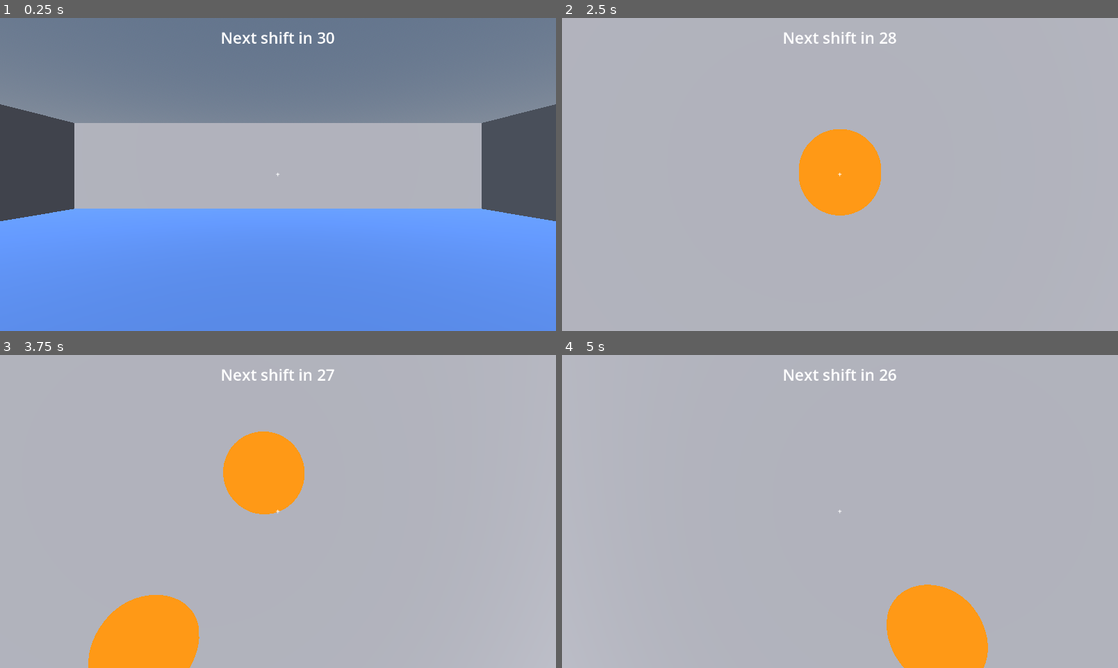
Above: before the commit, frames 1-4 (two rows, left to right).
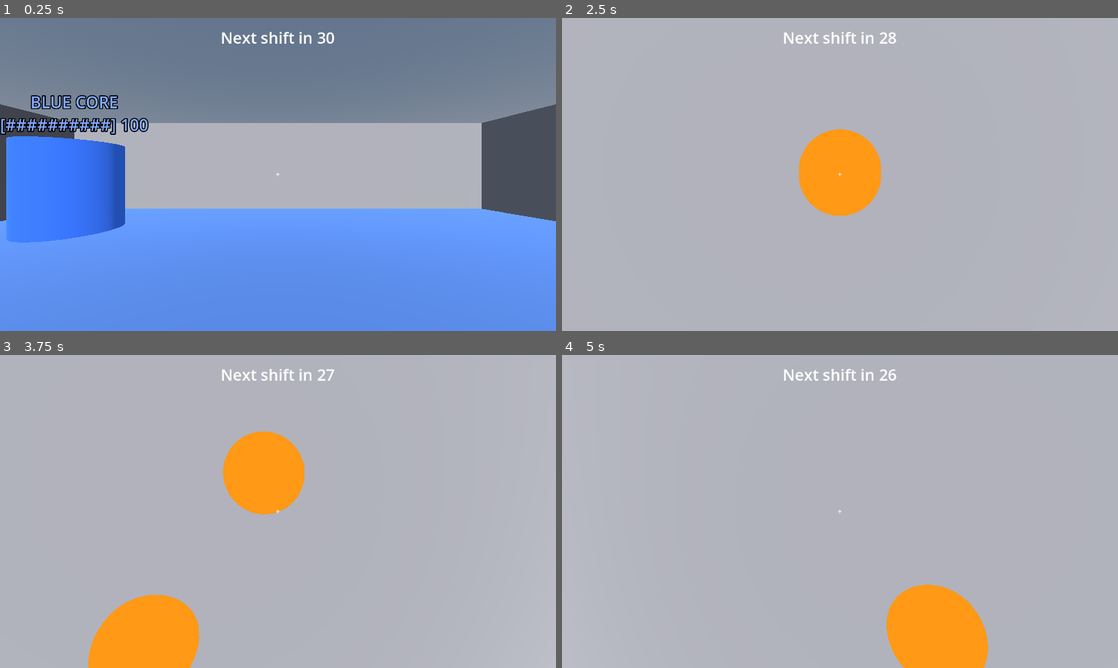
Above: after the commit, the same moments.

Repository: koushikgg/Shifting_arena
Game: Godot game, scene res://scenes/main.tscn
Same seed, same stepped clock (60 frames per second), same inputs: the game is played once before the commit and once after it.
Inputs (mouse positions are in pixels of both pictures, inside the frame that each line leads up to):
- Up to frame 1 (0.25 s): no input
- Up to frame 2 (2.5 s): tap Enter at 0.5 s; move the mouse to (867, 174) at 0.52 s; press the mouse at (867, 174) at 0.53 s; hold W (move_forward) from 0.53 s (still down); tap Space (jump) at 0.77, 1.52 s; tap R at 0.8, 1.35, 2.3 s; move the mouse to (812, 174) at 1.27 s; release the mouse at (812, 174) at 1.28 s; click (812, 174) at 1.55 s; move the mouse to (851, 168) at 2.02 s; press the mouse at (851, 168) at 2.03 s
- Up to frame 3 (3.75 s): keep holding W (move_forward); tap Space (jump) at 2.75, 3.02 s; move the mouse to (272, 517) at 2.77 s; release the mouse at (272, 517) at 2.78 s; tap R at 2.85 s; click (272, 517) at 3.05 s; move the mouse to (316, 514) at 3.52 s; press the mouse at (316, 514) at 3.53 s
- Up to frame 4 (5 s): keep holding W (move_forward); tap Space (jump) at 3.77, 4.52 s; tap R at 3.8, 4.35 s; move the mouse to (795, 508) at 4.27 s; release the mouse at (795, 508) at 4.28 s; click (795, 508) at 4.55 s

The runs differ from the first frame. In frame 1, 8.2% of the frame differs, in the area x 0-27%, y 24-72%; in frame 2, less than 0.1%; in frame 3, less than 0.1%; in frame 4, less than 0.1%.

Commit message:
Enhance main scene by adding core instances and MatchManager node, and update player script to include shot damage and team properties.

Diff:
--- /dev/null
+++ b/scenes/core.tscn
@@ -0,0 +1,6 @@
+[gd_scene load_steps=2 format=3]
+
+[ext_resource type="Script" path="res://scripts/core.gd" id="1"]
+
+[node name="Core" type="StaticBody3D"]
+script = ExtResource("1")
--- a/scenes/main.tscn
+++ b/scenes/main.tscn
@@ -1,9 +1,12 @@
-[gd_scene load_steps=7 format=3]
+[gd_scene load_steps=10 format=3]
 
 [ext_resource type="PackedScene" path="res://scenes/room_block.tscn" id="1"]
 [ext_resource type="PackedScene" path="res://scenes/player.tscn" id="2"]
 
 [ext_resource type="Script" path="res://scripts/shift_manager.gd" id="3"]
+
+[ext_resource type="PackedScene" path="res://scenes/core.tscn" id="4"]
+[ext_resource type="Script" path="res://scripts/match_manager.gd" id="5"]
 
 [sub_resource type="ProceduralSkyMaterial" id="sky_mat"]
 
@@ -30,6 +33,10 @@
 room_size = Vector2(20, 20)
 floor_color = Color(0.35, 0.55, 0.9, 1)
 door_east = true
+
+[node name="BlueCore" parent="Map/BigRoomA" instance=ExtResource("4")]
+transform = Transform3D(1, 0, 0, 0, 1, 0, 0, 0, 1, -6, 0, -6)
+team = 0
 
 [node name="CorridorB" parent="Map" instance=ExtResource("1")]
 transform = Transform3D(1, 0, 0, 0, 1, 0, 0, 0, 1, 15, 0, 0)
@@ -59,6 +66,10 @@
 door_north = true
 door_west = true
 
+[node name="RedCore" parent="Map/BigRoomG" instance=ExtResource("4")]
+transform = Transform3D(1, 0, 0, 0, 1, 0, 0, 0, 1, 6, 0, 6)
+team = 1
+
 [node name="SmallRoomE" parent="Map" instance=ExtResource("1")]
 transform = Transform3D(1, 0, 0, 0, 1, 0, 0, 0, 1, 10, 0, 25)
 room_size = Vector2(10, 10)
@@ -69,5 +80,8 @@
 script = ExtResource("3")
 map_path = NodePath("../Map")
 
+[node name="MatchManager" type="Node" parent="."]
+script = ExtResource("5")
+
 [node name="Player" parent="." instance=ExtResource("2")]
 transform = Transform3D(1, 0, 0, 0, 1, 0, 0, 0, 1, 0, 0.1, 0)
--- /dev/null
+++ b/scripts/core.gd
@@ -0,0 +1,109 @@
+extends StaticBody3D
+# A team's core. Each team defends its own core and tries to destroy the enemy's.
+# When a core runs out of health it is destroyed and the "destroyed" signal tells
+# the rest of the game (the MatchManager listens for it and ends the match).
+
+# A signal is a way for this script to shout "something happened!" without
+# needing to know who is listening.
+signal destroyed(team: Team.Type)
+
+@export var team: Team.Type = Team.Type.BLUE   # which team owns this core
+@export var max_health: int = 100
+
+var health: int
+var is_destroyed: bool = false
+
+var mesh: MeshInstance3D
+var collision: CollisionShape3D
+var label: Label3D
+
+
+func _ready() -> void:
+	health = max_health
+	add_to_group("cores")   # lets other scripts find every core easily
+	_build_body()
+	_update_label()
+
+
+# Called by a bullet. "from_team" is the team of whoever shot.
+func take_damage(amount: int, from_team: Team.Type) -> void:
+	if is_destroyed:
+		return
+	if from_team == team:
+		return   # a core never takes damage from its own team
+	health = max(health - amount, 0)
+	_update_label()
+	if health == 0:
+		_destroy()
+
+
+func _destroy() -> void:
+	is_destroyed = true
+	mesh.visible = false
+	collision.set_deferred("disabled", true)   # nothing to bump into any more
+	label.text = "%s CORE DESTROYED" % Team.name_of(team).to_upper()
+	_play_explosion()
+	destroyed.emit(team)
+
+
+# A simple effect: a bright ball that grows and fades away.
+func _play_explosion() -> void:
+	var ball := MeshInstance3D.new()
+	var sphere := SphereMesh.new()
+	ball.mesh = sphere
+	var mat := StandardMaterial3D.new()
+	mat.albedo_color = Color(1.0, 0.7, 0.2, 0.8)
+	mat.emission_enabled = true
+	mat.emission = Color(1.0, 0.5, 0.1)
+	mat.transparency = BaseMaterial3D.TRANSPARENCY_ALPHA
+	ball.material_override = mat
+	ball.position = Vector3(0, 1.25, 0)
+	add_child(ball)
+
+	var tween := create_tween()
+	tween.set_parallel(true)
+	tween.tween_property(ball, "scale", Vector3(6, 6, 6), 0.8)
+	tween.tween_property(mat, "albedo_color:a", 0.0, 0.8)
+	tween.chain().tween_callback(ball.queue_free)
+
+
+# Shows the core's name and a health bar made of text, e.g.  [#######---]  70
+func _update_label() -> void:
+	var filled := int(round(10.0 * health / max_health))
+	var bar := "#".repeat(filled) + "-".repeat(10 - filled)
+	label.text = "%s CORE\n[%s] %d" % [Team.name_of(team).to_upper(), bar, health]
+
+
+# Builds the visible shape, the solid shape, and the health text.
+func _build_body() -> void:
+	var cylinder := CylinderMesh.new()
+	cylinder.top_radius = 1.2
+	cylinder.bottom_radius = 1.2
+	cylinder.height = 2.5
+	mesh = MeshInstance3D.new()
+	mesh.mesh = cylinder
+	mesh.position = Vector3(0, 1.25, 0)
+	var mat := StandardMaterial3D.new()
+	mat.albedo_color = Team.color_of(team)
+	mat.emission_enabled = true
+	mat.emission = Team.color_of(team)
+	mat.emission_energy_multiplier = 0.6
+	mesh.material_override = mat
+	add_child(mesh)
+
+	var shape := CylinderShape3D.new()
+	shape.radius = 1.2
+	shape.height = 2.5
+	collision = CollisionShape3D.new()
+	collision.shape = shape
+	collision.position = Vector3(0, 1.25, 0)
+	add_child(collision)
+
+	label = Label3D.new()
+	label.position = Vector3(0, 3.4, 0)
+	label.billboard = BaseMaterial3D.BILLBOARD_ENABLED   # always faces the camera
+	label.pixel_size = 0.01
+	label.font_size = 48
+	label.outline_size = 12
+	label.modulate = Team.color_of(team).lightened(0.4)
+	add_child(label)
--- /dev/null
+++ b/scripts/match_manager.gd
@@ -0,0 +1,76 @@
+extends Node
+# The MatchManager watches the cores. When one is destroyed, the match is over:
+# it shows who won, and lets you restart with a button or the R key.
+
+var overlay: Control
+var title: Label
+var match_over: bool = false
+
+
+func _ready() -> void:
+	# Keep working even when the game is paused (we pause the game at the end).
+	process_mode = Node.PROCESS_MODE_ALWAYS
+	_build_screen()
+	# Listen to every core. (Deferred so all cores exist before we look for them.)
+	_connect_cores.call_deferred()
+
+
+func _connect_cores() -> void:
+	for core in get_tree().get_nodes_in_group("cores"):
+		core.destroyed.connect(_on_core_destroyed)
+
+
+# Runs when a core is destroyed. The OTHER team wins.
+func _on_core_destroyed(team: Team.Type) -> void:
+	if match_over:
+		return
+	match_over = true
+	var winner := Team.opponent_of(team)
+	title.text = "%s team wins!" % Team.name_of(winner)
+	title.modulate = Team.color_of(winner).lightened(0.3)
+	overlay.visible = true
+	Input.mouse_mode = Input.MOUSE_MODE_VISIBLE   # show the mouse so we can click Restart
+	# Let the explosion play for a second, then freeze the game.
+	await get_tree().create_timer(1.0).timeout
+	get_tree().paused = true
+
+
+func _unhandled_input(event: InputEvent) -> void:
+	if match_over and event is InputEventKey and event.pressed and event.keycode == KEY_R:
+		_restart()
+
+
+func _restart() -> void:
+	get_tree().paused = false
+	get_tree().reload_current_scene()   # reloading the scene resets everything
+
+
+# Builds the "team wins" screen (hidden until the match ends).
+func _build_screen() -> void:
+	var layer := CanvasLayer.new()
+	layer.layer = 10
+	add_child(layer)
+
+	overlay = ColorRect.new()
+	overlay.color = Color(0, 0, 0, 0.55)
+	overlay.set_anchors_and_offsets_preset(Control.PRESET_FULL_RECT)
+	overlay.visible = false
+	layer.add_child(overlay)
+
+	var box := VBoxContainer.new()
+	box.set_anchors_and_offsets_preset(Control.PRESET_CENTER)
+	box.grow_horizontal = Control.GROW_DIRECTION_BOTH
+	box.grow_vertical = Control.GROW_DIRECTION_BOTH
+	box.alignment = BoxContainer.ALIGNMENT_CENTER
+	overlay.add_child(box)
+
+	title = Label.new()
+	title.add_theme_font_size_override("font_size", 72)
+	title.horizontal_alignment = HORIZONTAL_ALIGNMENT_CENTER
+	box.add_child(title)
+
+	var button := Button.new()
+	button.text = "Restart (R)"
+	button.add_theme_font_size_override("font_size", 32)
+	button.pressed.connect(_restart)
+	box.add_child(button)
--- a/scripts/player.gd
+++ b/scripts/player.gd
@@ -8,6 +8,8 @@
 @export var mouse_sensitivity: float = 0.003  # how fast the camera turns
 @export var fire_delay: float = 0.15       # seconds between shots
 @export var shoot_range: float = 100.0     # how far a bullet can reach
+@export var shot_damage: int = 5           # how much damage one bullet does
+@export var team: Team.Type = Team.Type.BLUE   # which team we are on
 
 # Gravity comes from the project's physics settings.
 var gravity: float = ProjectSettings.get_setting("physics/3d/default_gravity")
@@ -92,7 +94,13 @@
 	if hit.is_empty():
 		return  # we shot at the sky
 
-	# We hit something: show a small orange dot where the bullet landed.
+	# If we hit something that can be damaged (like a core), damage it.
+	# The thing itself decides whether to ignore us (e.g. our own team's core).
+	var target = hit["collider"]
+	if target.has_method("take_damage"):
+		target.take_damage(shot_damage, team)
+
+	# Show a small orange dot where the bullet landed.
 	spawn_hit_marker(hit["position"])
 
 
--- /dev/null
+++ b/scripts/team.gd
@@ -0,0 +1,21 @@
+class_name Team
+# Teams. Anything that belongs to a team (players, cores) has a "team" property
+# that uses this list. Use it like:  Team.Type.BLUE  or  Team.Type.RED
+# Keeping it in its own file means every part of the game shares the same idea of "team".
+
+enum Type { BLUE, RED }
+
+
+# The display colour for a team.
+static func color_of(team: Type) -> Color:
+	return Color(0.2, 0.45, 1.0) if team == Type.BLUE else Color(1.0, 0.25, 0.25)
+
+
+# The team's name as text, e.g. "Blue".
+static func name_of(team: Type) -> String:
+	return "Blue" if team == Type.BLUE else "Red"
+
+
+# Returns the other team.
+static func opponent_of(team: Type) -> Type:
+	return Type.RED if team == Type.BLUE else Type.BLUE
Not shown, added: scripts/core.gd.uid
Not shown, added: scripts/match_manager.gd.uid
Not shown, added: scripts/shift_manager.gd.uid
Not shown, added: scripts/team.gd.uid
